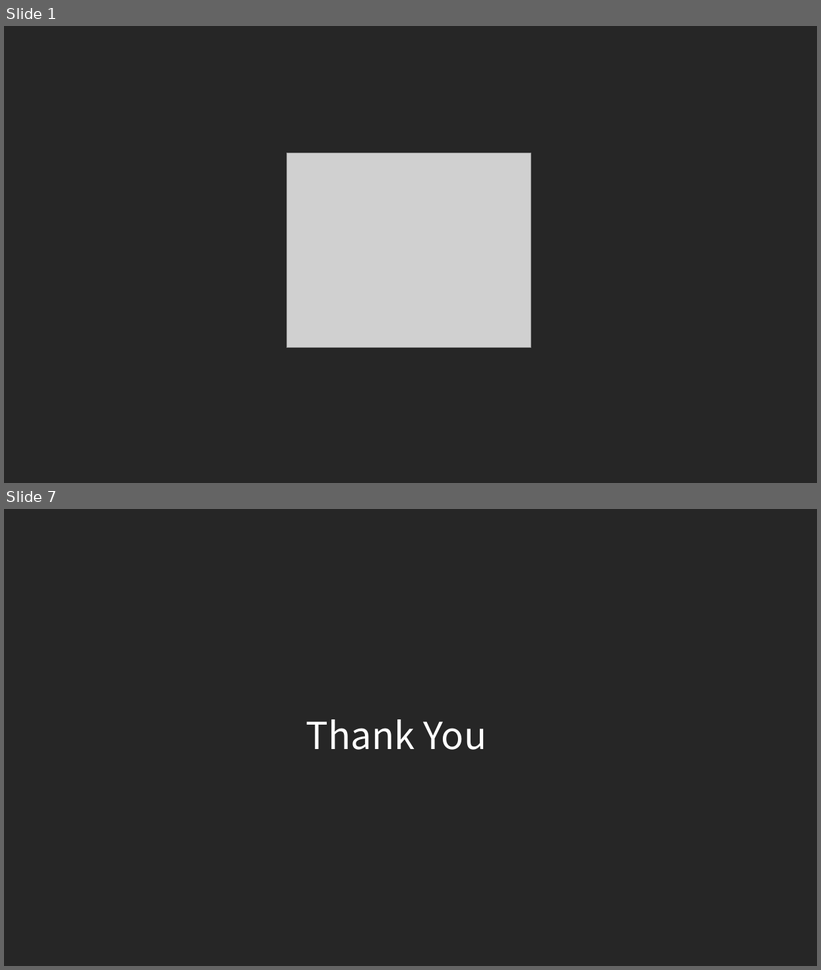
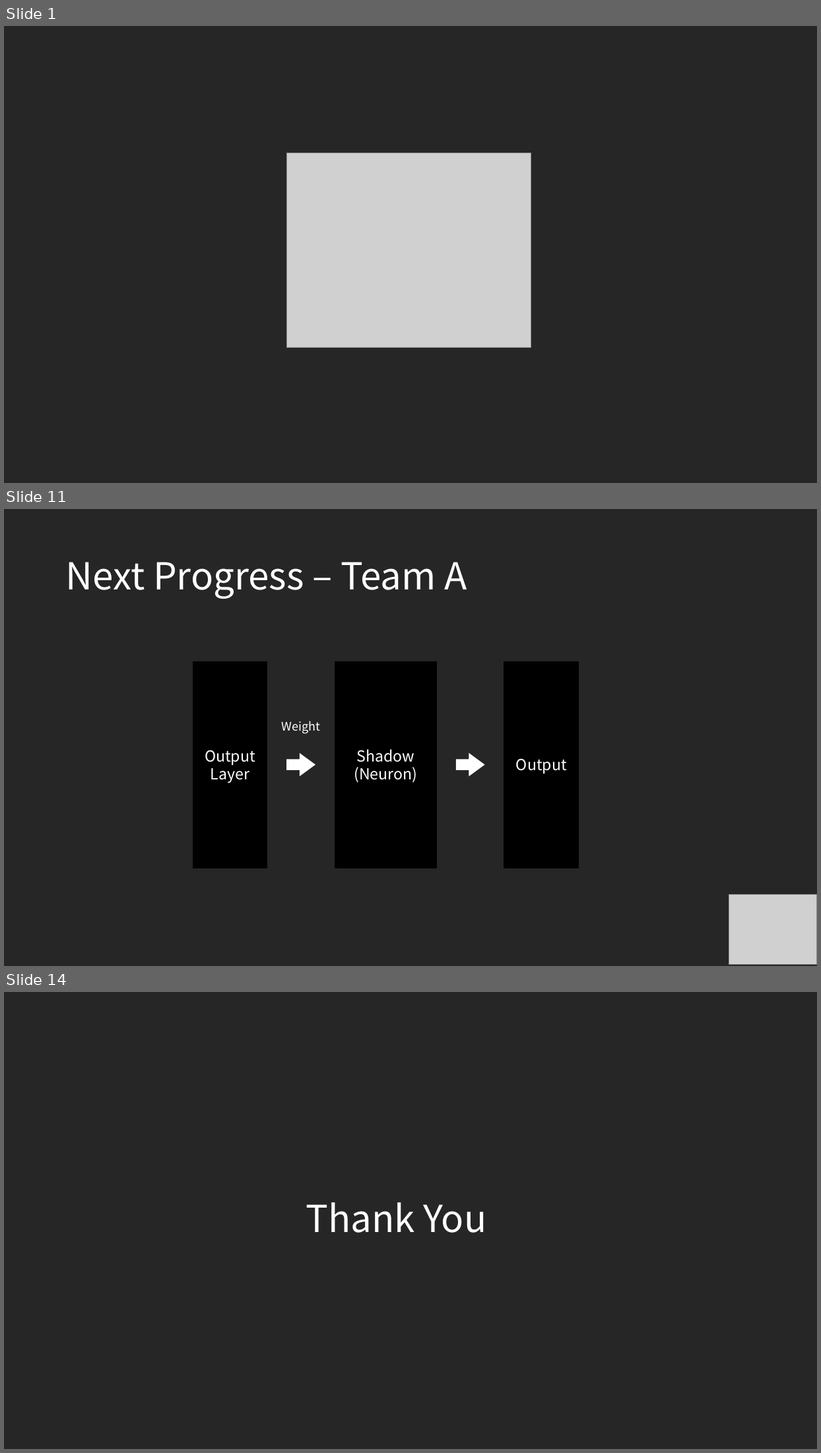
Before and after one commit to commadev/commadev.github.io, a slide deck: assets/documents/190411 Snake.pptx. Shown one above the other, each under a label of ours: slides 1 and 7 before the commit, slides 1, 11 and 14 after it; the slides between them are not shown. The pictures are 821x970 and 821x1453 pixels, drawn with LibreOffice and Linux fonts; fonts in the diff are those of the drawing; grey boxes stand for pictures. Boxes give left, top, right and bottom in pixels: in the first picture for what was removed or moved away, otherwise in the second. Text is boxed around its words. In the diff, an @@ line names an element or a change of style, - is before the commit and + after.

```diff
--- a/assets/documents/190411 Snake.pptx
+++ b/assets/documents/190411 Snake.pptx
@@ slide 11 added at [4,509,817,966], background #262626 @@
@@ title added at [66,562,467,599], 44 pt, text #FFFFFF @@
+Next Progress – Team A
@@ rectangle added at [193,661,267,868], fill #000000, outline #000000 1 pt, 18 pt, text #FFFFFF @@
+Output Layer
@@ rectangle added at [335,661,436,868], fill #000000, outline #000000 1 pt, 18 pt, text #FFFFFF @@
+Shadow
+(Neuron)
@@ rectangle added at [505,661,580,868], fill #000000, outline #000000 1 pt, 18 pt, text #FFFFFF @@
+Output
@@ text added at [282,721,321,734], 14 pt, text #FFFFFF @@
+Weight
@@ right arrow added at [286,753,315,776], fill #FFFFFF @@
@@ right arrow added at [456,753,484,776], fill #FFFFFF @@
@@ picture added at [729,895,817,965] @@
@@ what was slide 7 is now slide 14 @@
```
Also in this commit, not shown: 2 slides changed, 9 other slides added, 3 slides removed.
